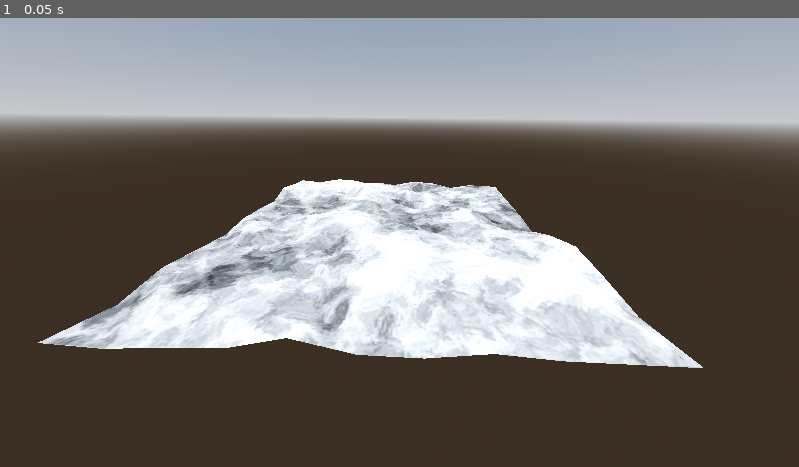
Above: before the commit, frame 1.
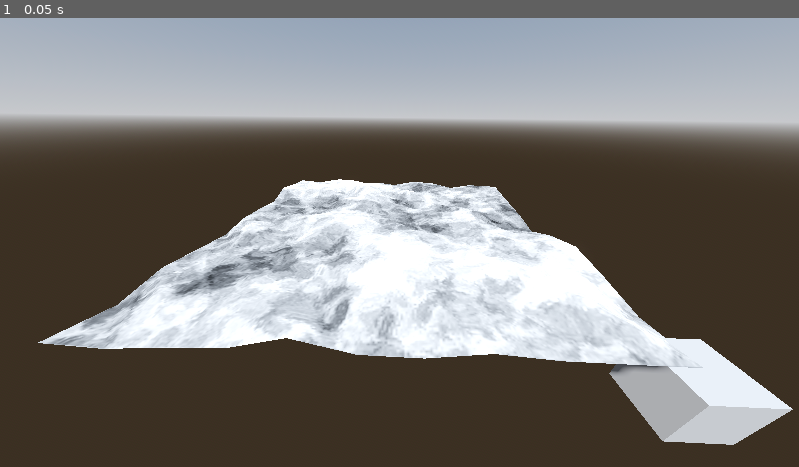
Above: after the commit, the same moment.

Repository: perfectwing1236/COMP-360-Group-2
Game: Godot game, scene res://root.tscn
The game is run twice, just before and just after one commit, with the same random seed, the same clock (stepped at 60 frames per second) and the same inputs.
Inputs:
- Up to frame 1 (0.05 s): no input

The runs differ from the first frame. In frame 1, 3.1% of the frame differs, in the area x 76-100%, y 71-96%.

Commit message:
Add files via upload

Diff:
--- a/root.tscn
+++ b/root.tscn
@@ -1,6 +1,8 @@
-[gd_scene load_steps=5 format=3 uid="uid://cxmvaeupdbyf8"]
+[gd_scene load_steps=8 format=3 uid="uid://cxmvaeupdbyf8"]
 
 [ext_resource type="Script" path="res://landscape.gd" id="1_p244r"]
+[ext_resource type="Script" path="res://animation.gd" id="1_sjs1r"]
+[ext_resource type="PackedScene" uid="uid://bojpgosergky2" path="res://glider.glb" id="2_dqwpq"]
 
 [sub_resource type="ProceduralSkyMaterial" id="ProceduralSkyMaterial_6v7yn"]
 sky_horizon_color = Color(0.64625, 0.65575, 0.67075, 1)
@@ -15,7 +17,10 @@
 tonemap_mode = 2
 glow_enabled = true
 
+[sub_resource type="BoxMesh" id="BoxMesh_08f6v"]
+
 [node name="Root" type="Node3D"]
+script = ExtResource("1_sjs1r")
 
 [node name="DirectionalLight3D" type="DirectionalLight3D" parent="."]
 transform = Transform3D(-0.866025, -0.433013, 0.25, 0, 0.5, 0.866025, -0.5, 0.75, -0.433013, 0, 0, 0)
@@ -30,3 +35,9 @@
 [node name="Camera3D" type="Camera3D" parent="."]
 transform = Transform3D(-0.999315, 0.02617, -0.02617, 0.0101603, 0.873928, 0.48595, 0.035588, 0.485351, -0.873595, 4.32677, 3.591, -2.08988)
 fov = 90.0
+
+[node name="glider2" parent="." instance=ExtResource("2_dqwpq")]
+transform = Transform3D(0.001, 0, 0, 0, 0.001, 0, 0, 0, 0.001, 0, 0, 0)
+
+[node name="marker" type="MeshInstance3D" parent="."]
+mesh = SubResource("BoxMesh_08f6v")
